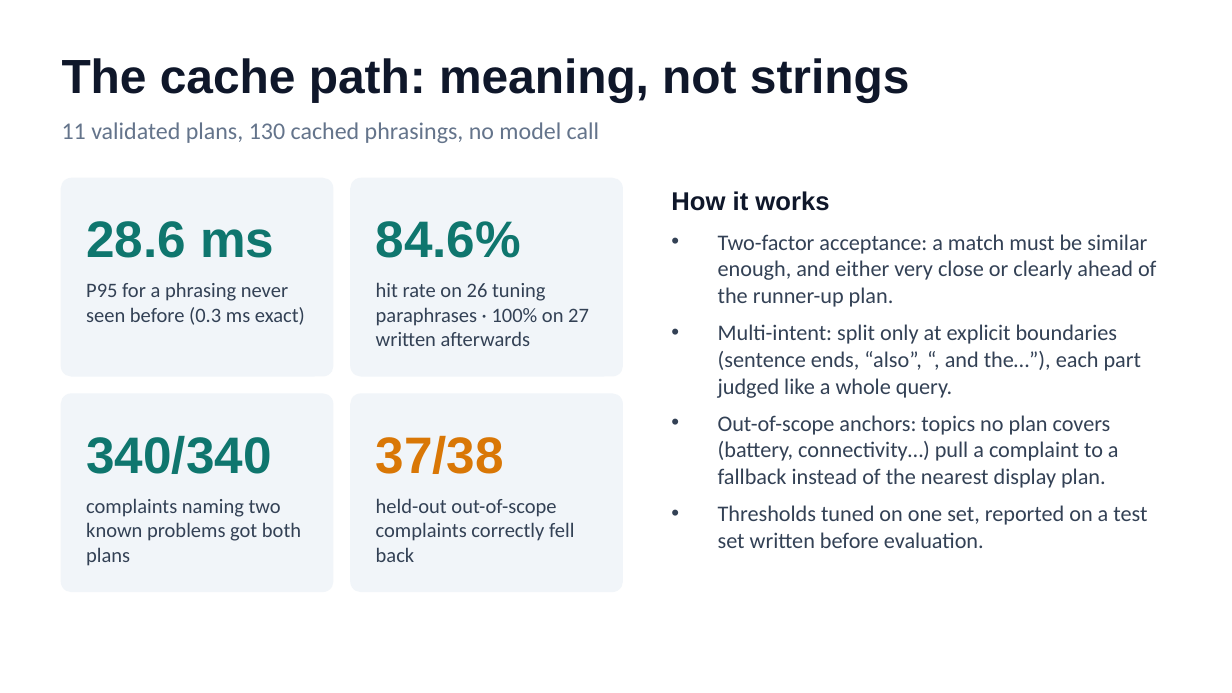
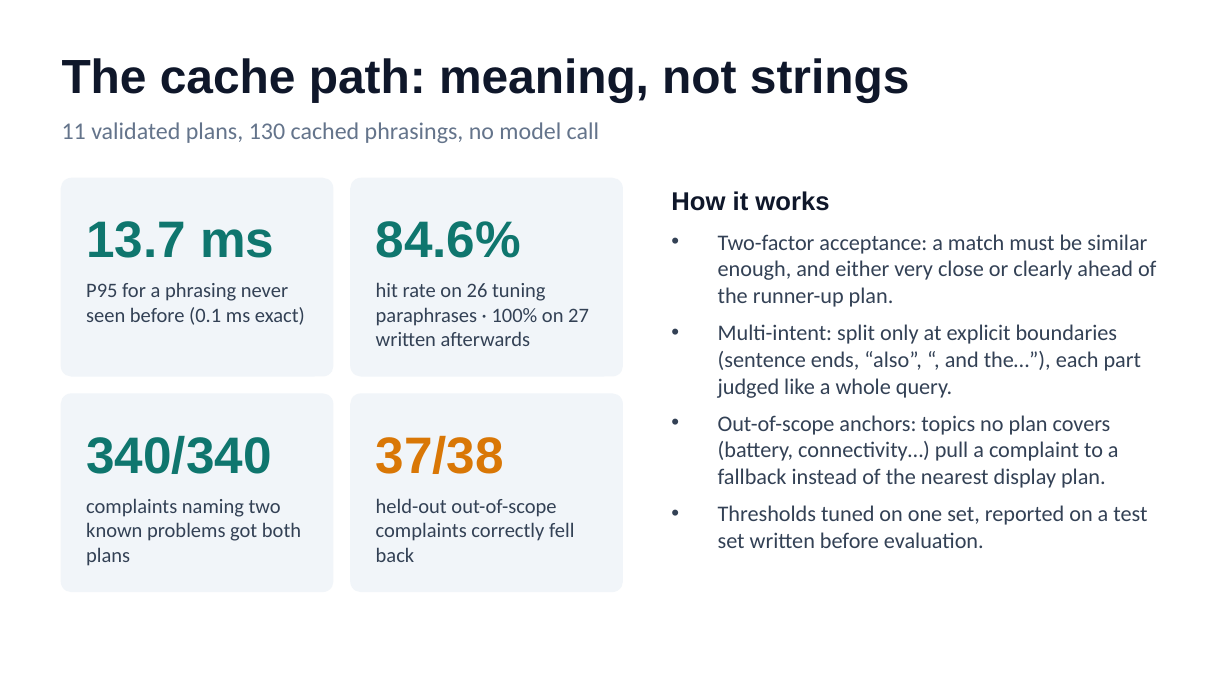
Before and after one commit to Sanyam-Ahuja/prism, a slide deck: slide 5 of presentation/Smart_Guided_Troubleshooting_Engine.pptx. Drawn at 1232x693 pixels with LibreOffice and Linux fonts; fonts in the diff are those of the drawing. Boxes give left, top, right and bottom in pixels: in the first picture for what was removed or moved away, otherwise in the second. Text is boxed around its words. In the diff, an @@ line names an element or a change of style, - is before the commit and + after.

```diff
--- a/presentation/Smart_Guided_Troubleshooting_Engine.pptx
+++ b/presentation/Smart_Guided_Troubleshooting_Engine.pptx
@@ text at [86, 221, 274, 258]: text changed @@
-28.6 ms
+13.7 ms
@@ text at [86, 282, 305, 325]: text changed @@
-P95 for a phrasing never seen before (0.3 ms exact)
+P95 for a phrasing never seen before (0.1 ms exact)
```
Also in this commit, not shown: 5 other slides changed, 43 other files.
